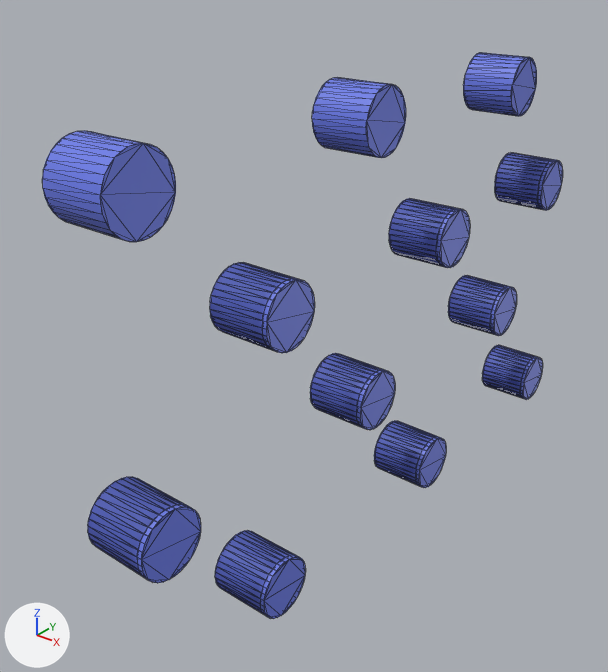
Before and after pictures for a commit that changed the glTF model public/models/rack.glb.
Both versions are drawn from a camera (50 mm lens) standing at (3.43, -3.9, 6.82) and looking at (-0.14, 0.56, 4.06). Lighting does not change. The marker at lower left points along +X, +Y and +Z. Mesh edges are drawn as thin lines. Where no turn or scale is listed for an object, it has been applied to the vertices. Vertices at the same position are counted once.
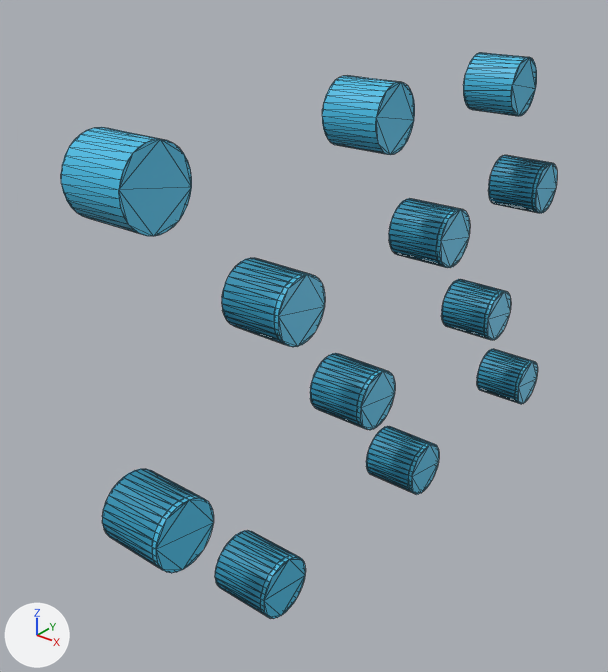
Boxes (x1, y1, x2, y2) around the edits, measured in the pictures (608 x 672 px; the box of a moved part takes in the faces that stretch with it):
'Cylinder.001', reshaped
    before: (42, 53, 563, 619)
    after: (61, 53, 557, 619)
part 1 of me_cylinder_001, moved or reshaped
    before: (210, 262, 315, 353)
    after: (222, 258, 325, 347)
part 2 of me_cylinder_001, moved or reshaped
    before: (312, 78, 406, 158)
    after: (322, 76, 415, 155)
part 3 of me_cylinder_001, moved or reshaped
    before: (42, 131, 176, 242)
    after: (61, 127, 192, 236)
part 4 of me_cylinder_001, moved or reshaped
    before: (88, 477, 201, 583)
    after: (102, 469, 214, 573)
part 5 of me_cylinder_001, moved or reshaped
    before: (495, 153, 563, 210)
    after: (488, 155, 557, 213)
part 6 of me_cylinder_001, moved or reshaped
    before: (448, 275, 517, 336)
    after: (442, 279, 511, 340)
part 7 of me_cylinder_001, moved or reshaped
    before: (374, 421, 446, 488)
    after: (366, 426, 439, 494)
part 8 of me_cylinder_001, moved or reshaped
    before: (482, 345, 543, 399)
    after: (477, 349, 538, 404)
part 9 of me_cylinder_001, recoloured (blue to cyan)
    both: (215, 53, 537, 619)

The change, as a diff of the scene's bpy script:
```diff
--- a/public/models/rack.glb.py
+++ b/public/models/rack.glb.py
@@ mat_material @@
+mat_material = principled_material('Material')
+mat_material.base_color = (0.0603, 0.51, 0.787)  # cyan #45bde5
@@ me_cylinder_001 @@
 # used by ob_cylinder_001; location = (0.0, 0.0, 0.0)
-me_cylinder_001.from_pydata(...)  # 1056 vertices, 2334 faces; spans x 0.08..0.53, y -1.68..3.68, z 2.45..5.95
+me_cylinder_001.from_pydata(...)  # 1056 vertices, 2334 faces; spans x 0.08..0.53, y -1.57..3.57, z 2.45..5.95
+# me_cylinder_001 part 1: the loose piece of 96 vertices spanning x 0.08..0.53, y -0.62..-0.17, z 4.52..4.97 is moved by (0.0, 0.1, 0.0), in mat_material (cyan #45bde5)
+# me_cylinder_001 part 2: the loose piece of 64 vertices spanning x 0.08..0.5, y 0.37..0.82, z 5.5..5.95 is moved by (0.0, 0.1, 0.0), in mat_material (cyan #45bde5)
+# me_cylinder_001 part 3: the loose piece of 64 vertices spanning x 0.08..0.5, y -1.66..-1.21, z 5.5..5.95 is moved by (0.0, 0.1, 0.0), in mat_material (cyan #45bde5)
+# me_cylinder_001 part 4: the loose piece of 96 vertices spanning x 0.08..0.53, y -1.68..-1.22, z 3.5..3.95 is moved by (0.0, 0.1, 0.0), in mat_material (cyan #45bde5)
+# me_cylinder_001 part 5: the loose piece of 96 vertices spanning x 0.08..0.53, y 3.07..3.52, z 4.5..4.95 is moved by (0.0, -0.12, 0.0), in mat_material (cyan #45bde5)
+# me_cylinder_001 part 6: the loose piece of 96 vertices spanning x 0.08..0.53, y 2.38..2.83, z 3.5..3.95 is moved by (0.0, -0.12, 0.0), in mat_material (cyan #45bde5)
+# me_cylinder_001 part 7: the loose piece of 96 vertices spanning x 0.08..0.53, y 1.26..1.71, z 2.48..2.93 is moved by (0.0, -0.12, 0.0), in mat_material (cyan #45bde5)
+# me_cylinder_001 part 8: the loose piece of 96 vertices spanning x 0.08..0.53, y 3.23..3.68, z 2.45..2.91 is moved by (0.0, -0.12, 0.0), in mat_material (cyan #45bde5)
+# me_cylinder_001 part 9: 778 faces spanning x 0.08..0.53, y -0.71..2.78, z 2.5..5.91 switch from mat_material_002 (blue #6a7be7) to mat_material (cyan #45bde5)
```
